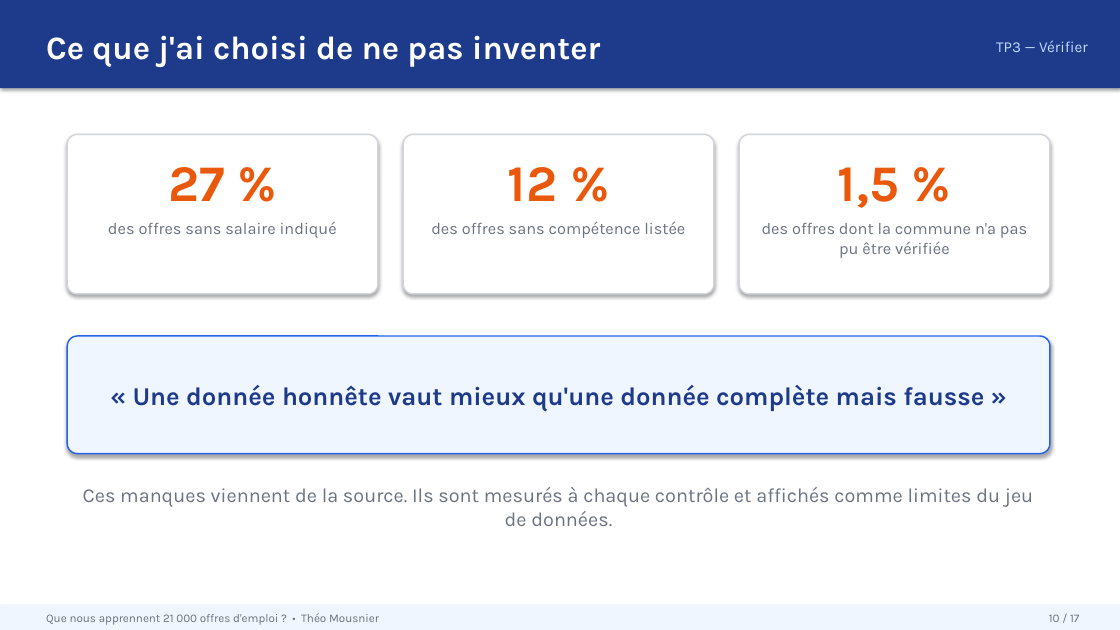
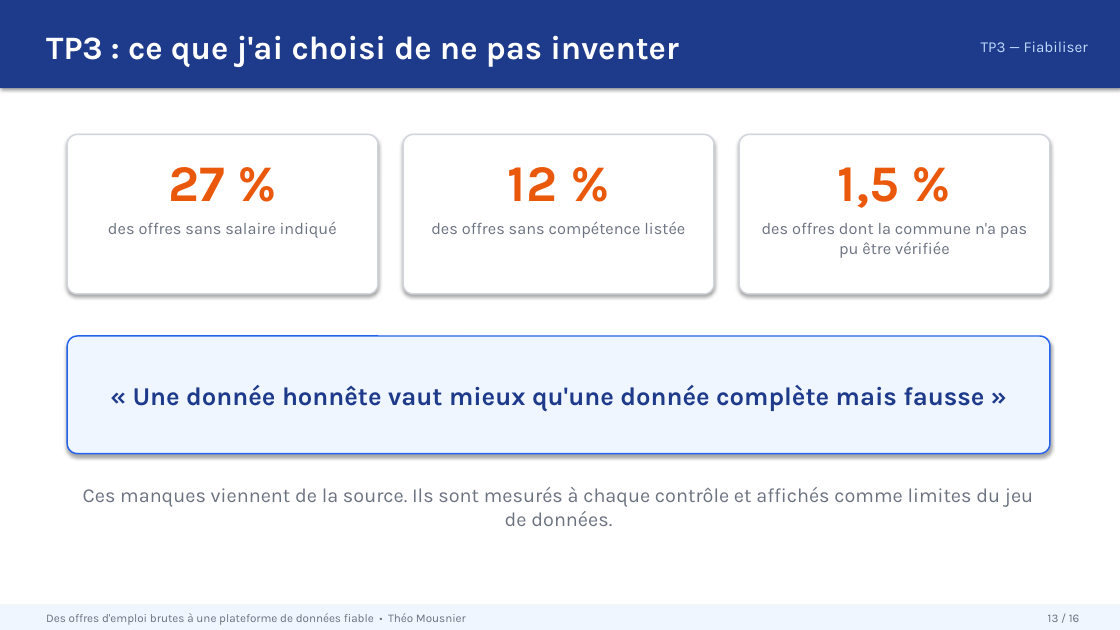
Before and after one commit to ArashiNilou/TP_Cours_Audit_Cartographie_SQL, a slide deck: slide 13 of docs/presentation/project-presentation.pptx (slide 10 before the commit). Drawn at 1120x630 pixels with LibreOffice and Linux fonts; fonts in the diff are those of the drawing. Boxes give left, top, right and bottom in pixels: in the first picture for what was removed or moved away, otherwise in the second. Text is boxed around its words. In the diff, an @@ line names an element or a change of style, - is before the commit and + after.

```diff
--- a/docs/presentation/project-presentation.pptx
+++ b/docs/presentation/project-presentation.pptx
@@ text at box(46, 35, 679, 67): text changed @@
-Ce que j'ai choisi de ne pas inventer
+TP3 : ce que j'ai choisi de ne pas inventer
@@ text at box(981, 41, 1088, 52): text changed @@
-TP3 — Vérifier
+TP3 — Fiabiliser
@@ text at box(46, 613, 466, 625): text changed @@
-Que nous apprennent 21 000 offres d'emploi ? • Théo Mousnier
+Des offres d'emploi brutes à une plateforme de données fiable • Théo Mousnier
@@ text at box(1048, 614, 1080, 622): text changed @@
-10 / 17
+13 / 16
```
Also in this commit, not shown: 9 other slides changed, 6 slides added, 7 slides removed.
